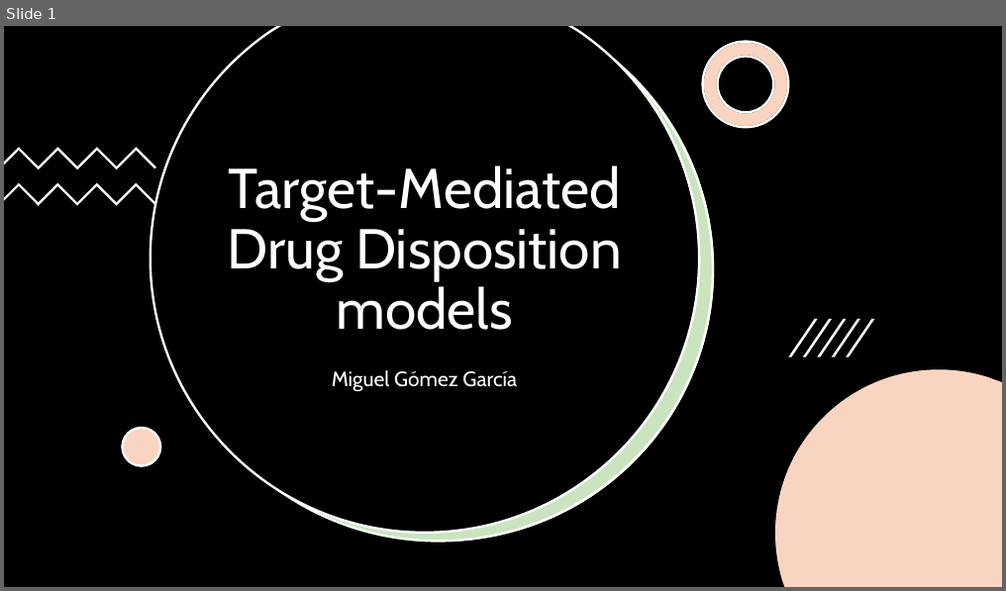
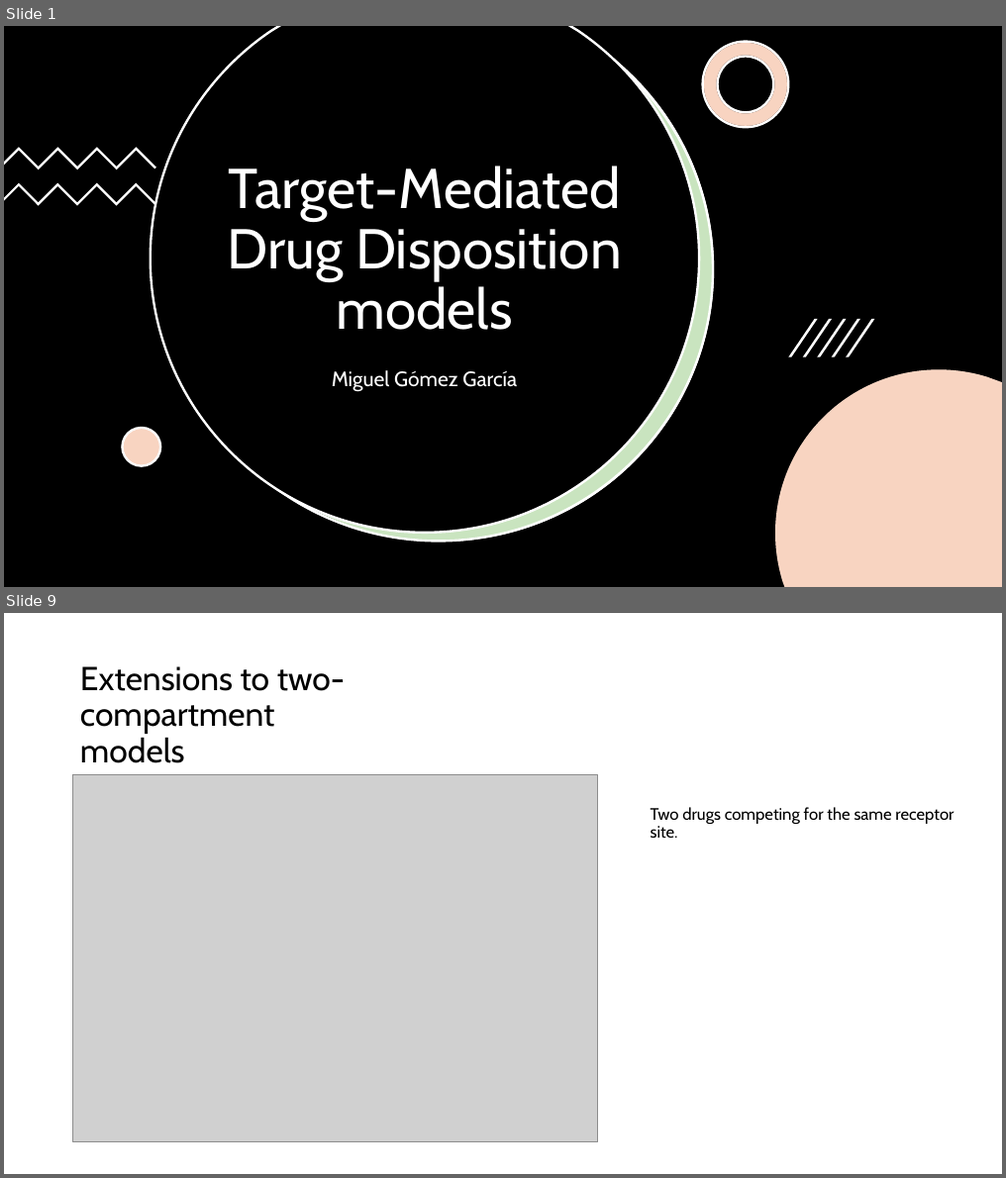
Before and after one commit to MiguelGomGar/TMDD_models_intro, a slide deck: docs/defensa.pptx. Shown one above the other, each under a label of ours: slide 1 before the commit, slides 1 and 9 after it; the slides between them are not shown. The pictures are 1006x591 and 1006x1178 pixels, drawn with LibreOffice and Linux fonts; fonts in the diff are those of the drawing; grey boxes stand for pictures. Boxes give left, top, right and bottom in pixels: in the first picture for what was removed or moved away, otherwise in the second. Text is boxed around its words. In the diff, an @@ line names an element or a change of style, - is before the commit and + after.

```diff
--- a/docs/defensa.pptx
+++ b/docs/defensa.pptx
@@ slide 9 added at (4, 613, 1002, 1174), background #FFFFFF @@
@@ title added at (80, 666, 345, 763), 32 pt, text #000000 @@
+Extensions to two-compartment models
@@ picture added at (73, 774, 598, 1143) @@
@@ text added at (650, 807, 953, 839), 16 pt, text #000000 @@
+Two drugs competing for the same receptor site.
```
Also in this commit, not shown: 1 slide changed, 7 other slides added, 1 slide removed, 13 other files.
